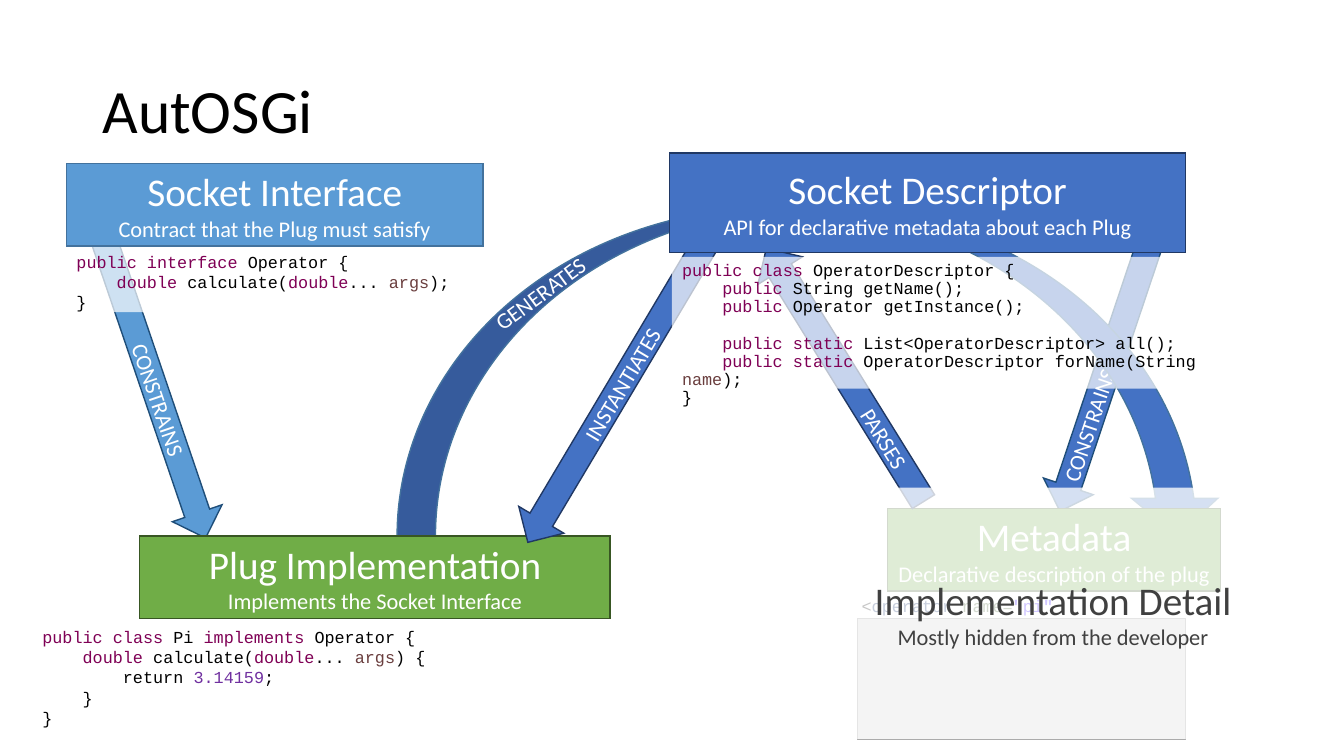
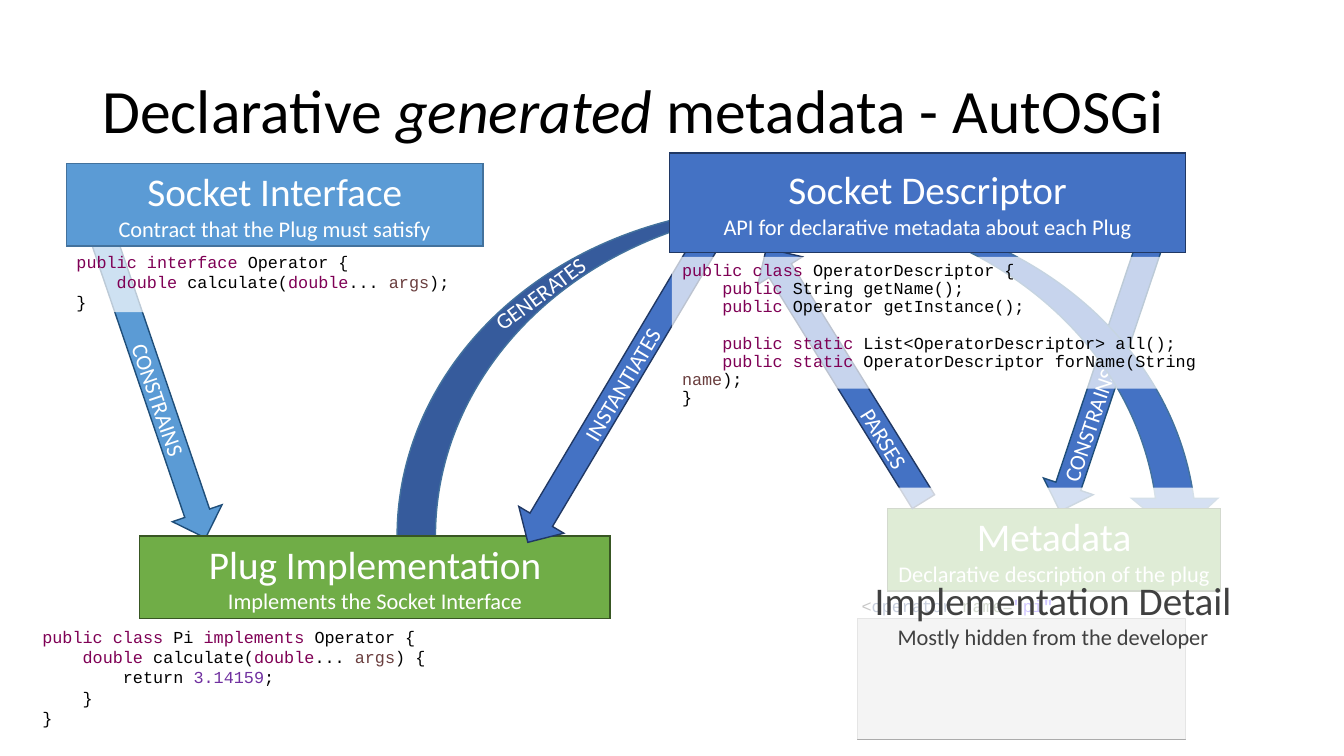
Before and after one commit to diffplug/sockets-and-plugs, a slide deck: slide 32 of Sockets and Plugs.pptx. Drawn at 1344x756 pixels with LibreOffice and Linux fonts; fonts in the diff are those of the drawing; grey boxes stand for pictures. Boxes give left, top, right and bottom in pixels: in the first picture for what was removed or moved away, otherwise in the second. Text is boxed around its words. In the diff, an @@ line names an element or a change of style, - is before the commit and + after.

Commit message:
Improvements to AutOSGi description.

```diff
--- a/Sockets and Plugs.pptx
+++ b/Sockets and Plugs.pptx
@@ title at [102, 90, 1164, 144]: text changed @@
-AutOSGi
+Declarative generated metadata - AutOSGi
```
Also in this commit, not shown: 6 other slides changed, 1 slide removed.
